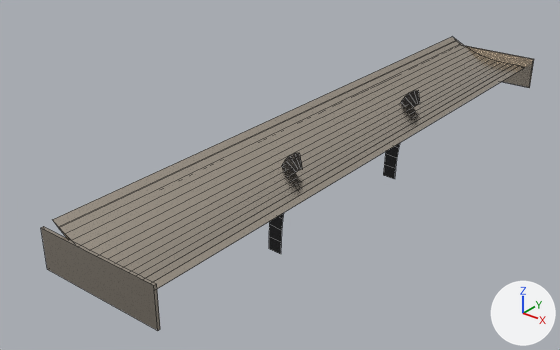
An edit to the FBX model Blender/export/SM_Rear_Wing.fbx, drawn before and after from the same camera.
Camera for both pictures: a camera (50 mm lens) standing at (1.32, -1.96, 1.22) and looking at (-0.14, -0.14, 0.09). Every picture has the same lights, and +X, +Y and +Z are marked at lower right. The picture after the commit comes second. Mesh edges are drawn as thin lines. Where no turn or scale is listed for an object, it has been applied to the vertices. Vertices at exactly the same position are counted once.

In view in the first picture: 'Rear_Wing'.
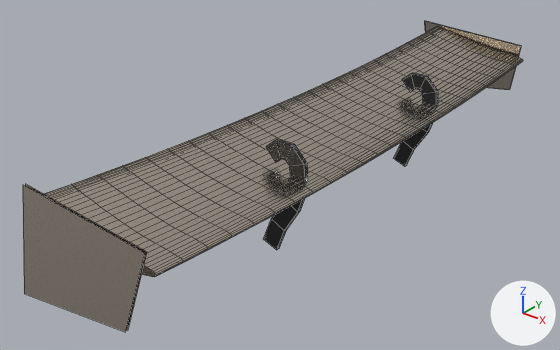
The change in detail:
me_rear_wing is used by ob_rear_wing; location (0.0, 0.0, 0.0).
Verts and faces of me_rear_wing; kept vertices keep their numbers, new ones are numbered from 124.
me_rear_wing had 124 vertices, 66 faces and spanned x -0.17..0.23, y -1.03..1.03, z -0.06..0.31.
me_rear_wing now has 1480 vertices, 1406 faces and spans x -0.26..0.2, y -1.07..1.07, z -0.01..0.36.
me_rear_wing part 1: the loose piece of 56 vertices spanning x -0.13..0.2, y -1.02..1.02, z 0.22..0.31 is rebuilt with 1400 vertices and now spans x -0.19..0.2, y -1.0..1.0, z 0.22..0.35.
me_rear_wing part 2: a new loose piece of 32 vertices spanning x -0.01..0.15, y -0.39..-0.37, z -0.01..0.35, in mat_m_blackgloss (black #1d1d1f).
me_rear_wing part 3: a new loose piece of 32 vertices spanning x -0.01..0.15, y 0.37..0.39, z -0.01..0.35, in mat_m_blackgloss (black #1d1d1f).
me_rear_wing part 4: the loose piece of 26 vertices spanning x -0.02..0.11, y 0.34, z -0.06..0.31 is deleted.
me_rear_wing part 5: the loose piece of 26 vertices spanning x -0.02..0.11, y -0.34, z -0.06..0.31 is deleted.
me_rear_wing part 6: the loose piece of 8 vertices spanning x -0.17..0.23, y 1.03, z 0.16..0.28 is deleted.
me_rear_wing part 7: the loose piece of 8 vertices spanning x -0.17..0.23, y -1.03, z 0.16..0.28 is deleted.
Part 8, on me_rear_wing:
New vertex 124 is at (-0.26, -1.0, 0.36), pixel (25, 183).
New vertex 125 is at (-0.26, -1.01, 0.36), pixel (22, 184).
New vertex 126 is at (-0.26, 1.0, 0.36), pixel (424, 21).
New vertex 127 is at (-0.26, 1.01, 0.36), pixel (424, 20).
New vertices 128 to 131 stand at vertices 124 to 127, in that order, plus (0.44, 0.0, -0.03).
New vertex 132 is at (-0.24, -1.06, 0.07).
New vertex 133 is at (0.14, -1.05, 0.12), pixel (127, 330).
New vertex 134 is at (-0.24, -1.07, 0.07), pixel (24, 293).
New vertex 135 is at (0.14, -1.05, 0.12), pixel (125, 332).
New vertex 136 is at (-0.24, 1.06, 0.07).
New vertex 137 is at (0.14, 1.05, 0.12), pixel (509, 89).
New vertex 138 is at (-0.24, 1.07, 0.07).
New vertex 139 is at (0.14, 1.05, 0.12), pixel (509, 89).
New faces: (124, 132, 133, 128), (125, 134, 135, 129), (126, 130, 137, 136), (127, 131, 139, 138) (mat_m_titanium (pale yellow #cec4b5)).

Changed parts and their boxes [x1, y1, x2, y2] in the pictures (560 x 350 px):
'Rear_Wing', reshaped: before [41, 37, 534, 331]; after [23, 21, 523, 332]
part 1 of me_rear_wing, rebuilt: before [53, 37, 524, 289]; after [44, 26, 523, 277]
part 2 of me_rear_wing, added (black): after [264, 139, 308, 250]
part 3 of me_rear_wing, added (black): after [394, 73, 438, 166]
part 4 of me_rear_wing, deleted (black): before [383, 90, 420, 179]
part 5 of me_rear_wing, deleted (black): before [269, 153, 303, 254]
part 6 of me_rear_wing, deleted: before [464, 45, 534, 88]
part 7 of me_rear_wing, deleted (pale yellow): before [41, 226, 160, 331]
part 8 of me_rear_wing, added: after [23, 21, 521, 332]
